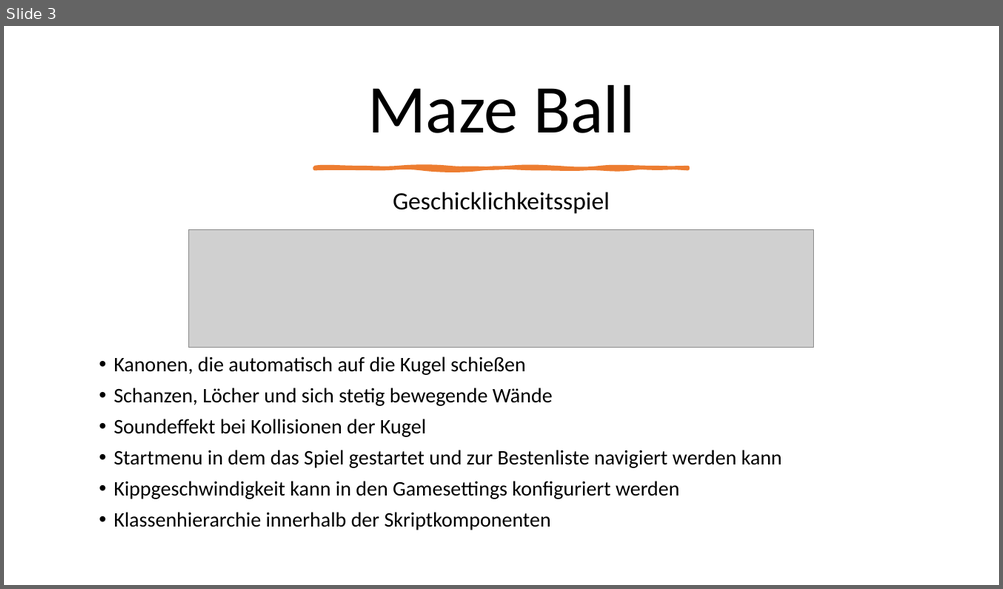
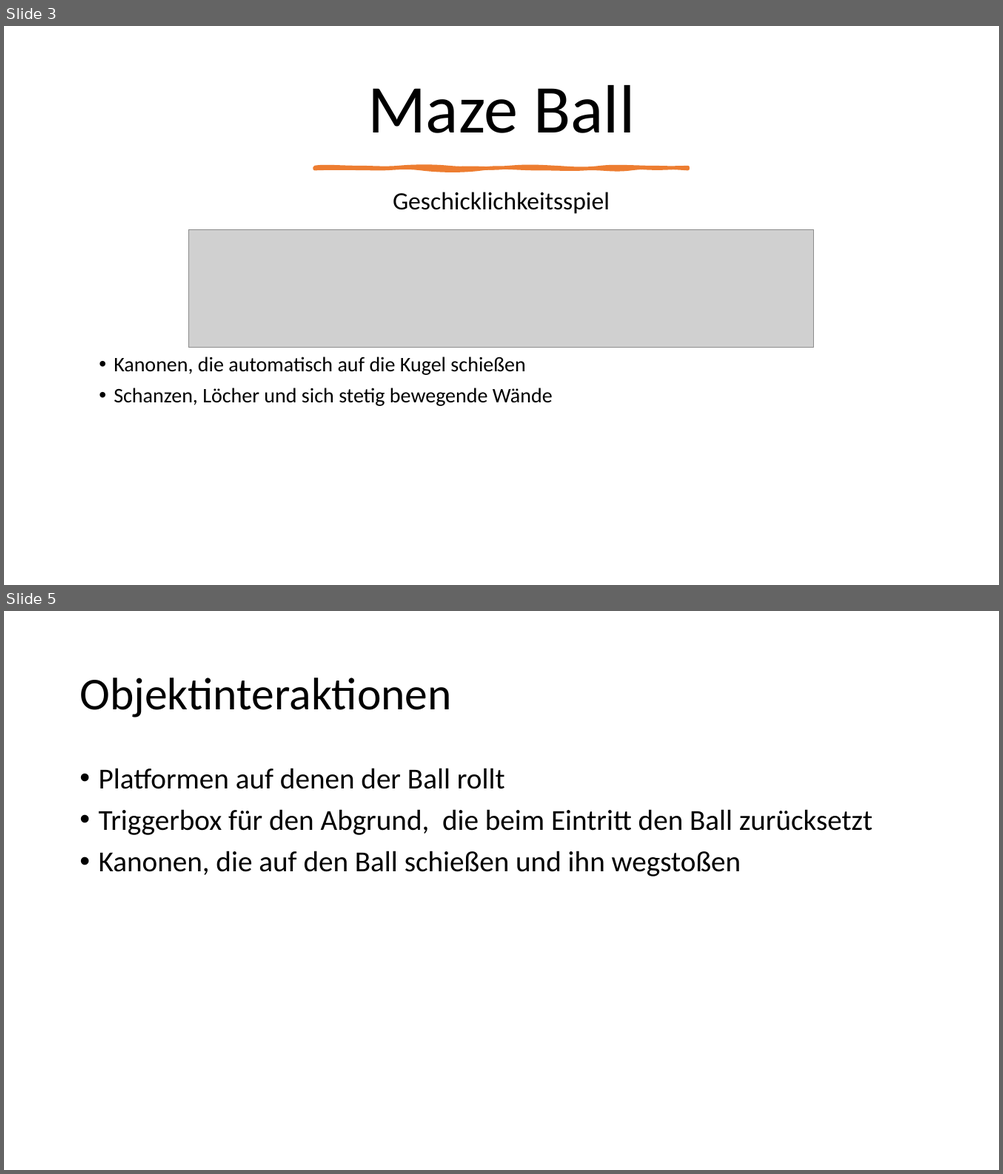
Before and after one commit to Oneof300/MazeBall, a slide deck: concepts/Concept.pptx. Shown one above the other, each under a label of ours: slide 3 before the commit, slides 3 and 5 after it; the slides between them are not shown. The pictures are 1003x589 and 1003x1174 pixels, drawn with LibreOffice and Linux fonts; fonts in the diff are those of the drawing; grey boxes stand for pictures. Boxes give left, top, right and bottom in pixels: in the first picture for what was removed or moved away, otherwise in the second. Text is boxed around its words. In the diff, an @@ line names an element or a change of style, - is before the commit and + after.

```diff
--- a/concepts/Concept.pptx
+++ b/concepts/Concept.pptx
@@ slide 5 added at [4, 611, 999, 1170], background #FFFFFF @@
@@ title added at [79, 678, 451, 718], 44 pt, text #000000 @@
+Objektinteraktionen
@@ text added at [99, 768, 872, 877], 28 pt, text #000000 @@
+• Platformen auf denen der Ball rollt
+• Triggerbox für den Abgrund, die beim Eintritt den Ball zurücksetzt
+• Kanonen, die auf den Ball schießen und ihn wegstoßen
@@ slide 3 changed as well @@
@@ text at [114, 419, 782, 531]: paragraphs removed @@
-• Soundeffekt bei Kollisionen der Kugel
-• Startmenu in dem das Spiel gestartet und zur Bestenliste navigiert werden kann
-• Kippgeschwindigkeit kann in den Gamesettings konfiguriert werden
-• Klassenhierarchie innerhalb der Skriptkomponenten
```
Also in this commit, not shown: 2 other slides changed, 9 other slides added, 1 other file.
